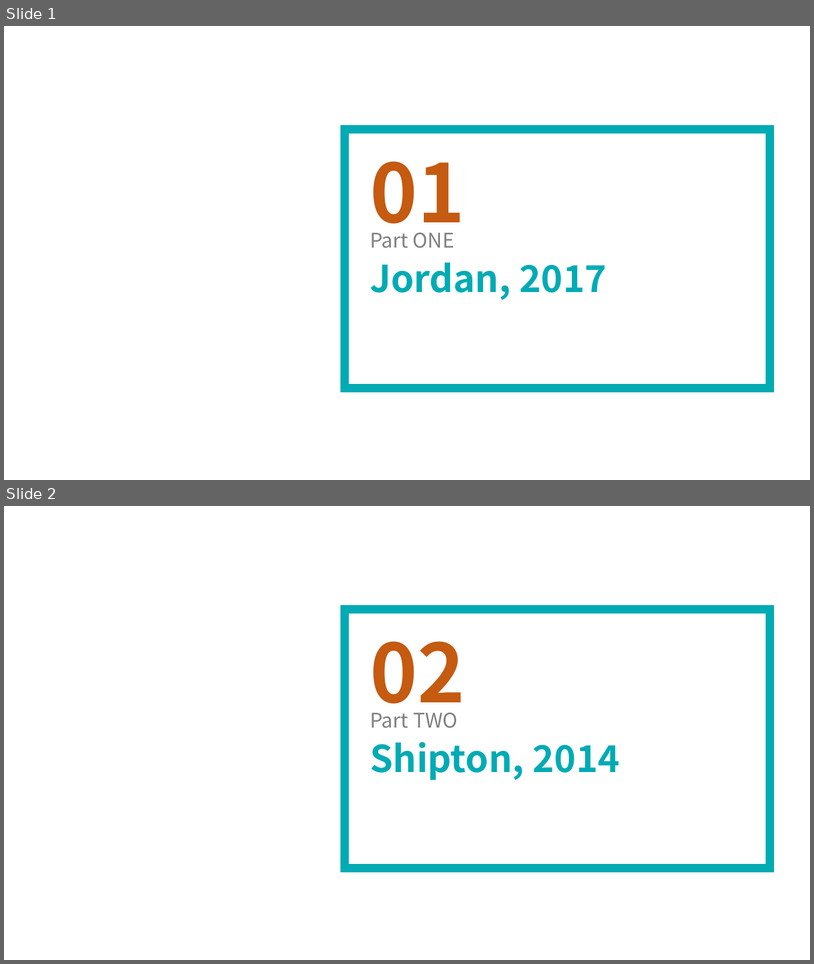
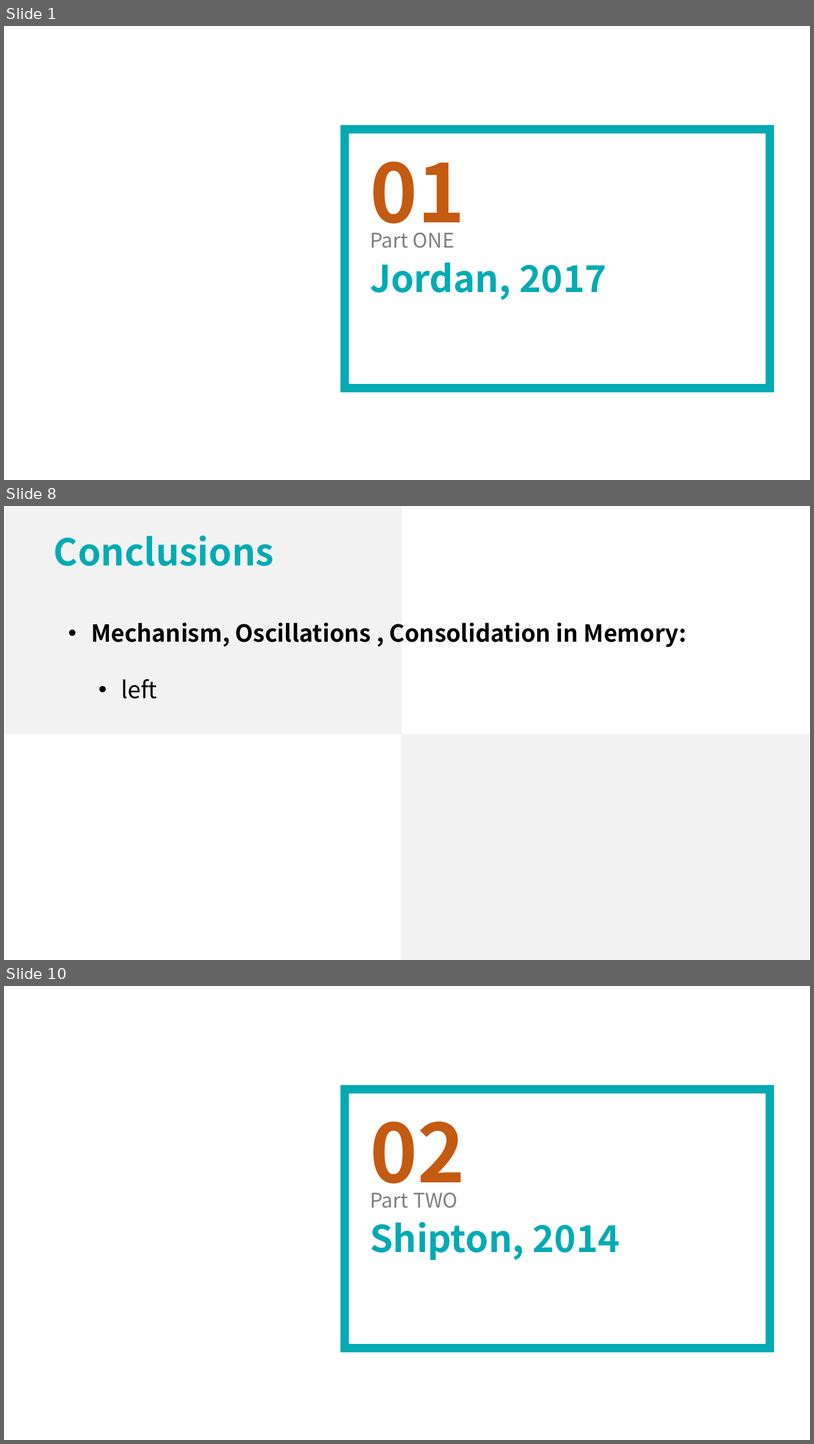
Before and after one commit to lsyoath/sheepy, a slide deck: Event/Lateralization.pptx. Shown one above the other, each under a label of ours: slides 1 and 2 before the commit, slides 1, 8 and 10 after it; the slides between them are not shown. The pictures are 814x964 and 814x1444 pixels, drawn with LibreOffice and Linux fonts; fonts in the diff are those of the drawing. Boxes give left, top, right and bottom in pixels: in the first picture for what was removed or moved away, otherwise in the second. Text is boxed around its words. In the diff, an @@ line names an element or a change of style, - is before the commit and + after.

```diff
--- a/Event/Lateralization.pptx
+++ b/Event/Lateralization.pptx
@@ slide 8 added at (4,506,810,960), background #FFFFFF @@
@@ rectangle added at (5,506,402,734), fill #F2F2F2 @@
@@ text added at (54,535,274,566), 44 pt, text #00ABB4, bold @@
+Conclusions
@@ text added at (91,622,687,699), 28 pt, text #000000, bold @@
+• Mechanism, Oscillations , Consolidation in Memory:
+  • left
@@ rectangle added at (401,734,810,960), fill #F2F2F2 @@
@@ what was slide 2 is now slide 10 @@
```
Also in this commit, not shown: 3 slides changed, 8 other slides added, 1 slide removed.
